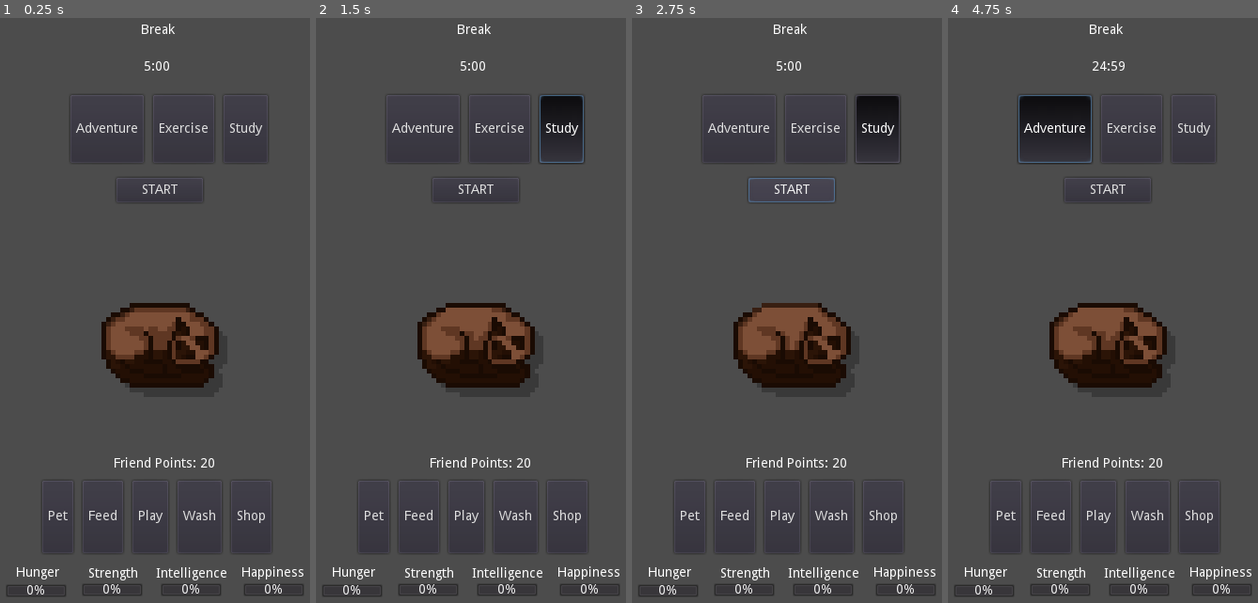
Above: before the commit, frames 1-4 (left to right).
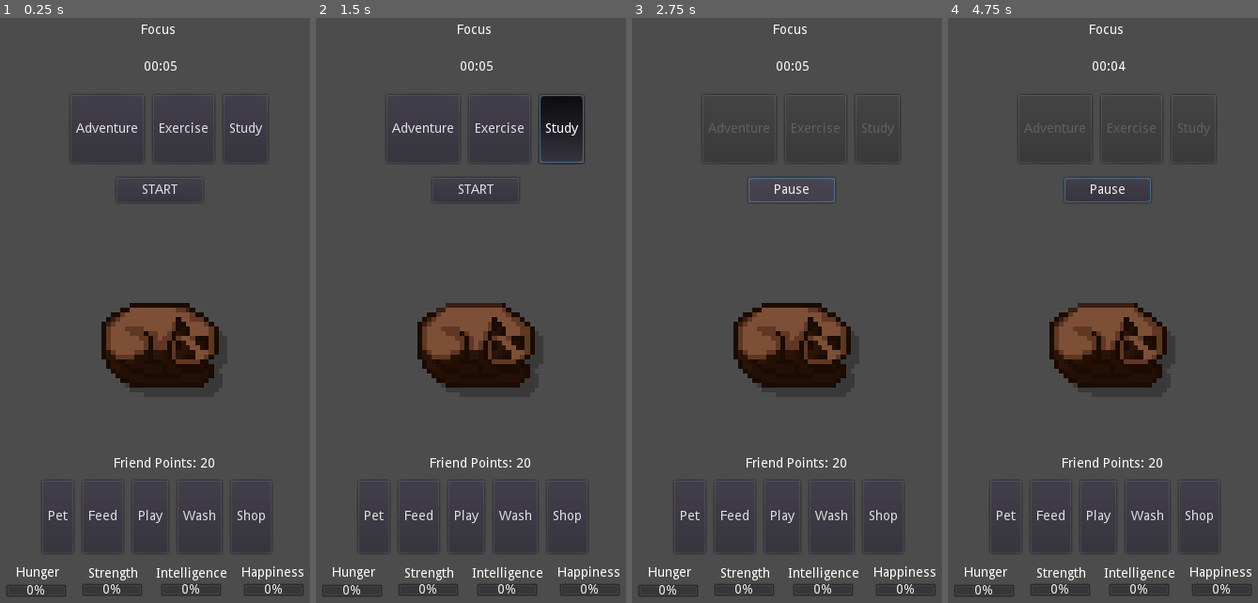
Above: after the commit, the same moments.

Repository: Sleeping-Robot-Games/Pomogotchi
Game: Godot game, scene res://scenes/Main.tscn
The game is run twice, just before and just after one commit, with the same random seed, the same clock (stepped at 60 frames per second) and the same inputs.
Inputs (mouse positions are in pixels of both pictures, inside the frame that each line leads up to):
- Up to frame 1 (0.25 s): no input
- Up to frame 2 (1.5 s): click "Exercise" at 0.5 s; click "Study" at 1.25 s
- Up to frame 3 (2.75 s): click "START" at 2 s
- Up to frame 4 (4.75 s): click "START" (after the commit: "Pause") at 2.75 s; click "START" (after the commit: "Resume") at 3.5 s; click (1056, 129) at 4.25 s, where only the run before the commit has a clickable "Adventure"

The runs differ from the first frame. In frame 1, 0.4% of the frame differs, in the area x 38-68%, y 0-56%; in frame 2, 0.5%; in frame 3, 1.8%; in frame 4, 2.7%, in the area x 22-85%, y 0-57%.

Commit message:
Timer prototype working

Diff:
--- a/project.godot
+++ b/project.godot
@@ -13,6 +13,11 @@
 config/name="Pomogotchi"
 run/main_scene="res://scenes/Main.tscn"
 config/icon="res://icon.png"
+
+[autoload]
+
+c="*res://scripts/constants.gd"
+g="*res://scripts/global.gd"
 
 [display]
 
--- a/scenes/Main.tscn
+++ b/scenes/Main.tscn
@@ -43,6 +43,7 @@
 position = Vector2( 179, 367 )
 scale = Vector2( 5, 5 )
 frames = SubResource( 1 )
+frame = 3
 speed_scale = 0.5
 playing = true
 
@@ -58,7 +59,9 @@
 margin_left = 7.0
 margin_right = 85.0
 margin_bottom = 72.0
+focus_mode = 0
 toggle_mode = true
+enabled_focus_mode = 0
 group = ExtResource( 5 )
 text = "Adventure"
 
--- a/scripts/Main.gd
+++ b/scripts/Main.gd
@@ -1,36 +1,67 @@
 extends Node2D
 
-var timer_mode = 'focus'
+var timer_mode = c.FOCUS
 var focus_theme_mode = ''
-var timer_seconds = 1500
+var timer_seconds =  c.STANDARD_FOCUS_SECONDS
 
 export(ButtonGroup) var focus_theme_group
 
 func _ready():
+	$Mode.text = timer_mode
+	update_display_time()
 	for button in focus_theme_group.get_buttons():
 		button.connect("pressed", self, "_on_FocusTheme_pressed")
 
 
-# Called every frame. 'delta' is the elapsed time since the previous frame.
-#func _process(delta):
-#	pass
-
 func update_display_time():
-	var minutes = (int(timer_seconds) / 60) % 60 # Using modulo returns the number of mins
+	var minutes = (int(timer_seconds) / 60) % 60
 	var seconds = (int(timer_seconds)) % 60
-	$Time.text = "{min}:{sec}".format({"min": minutes, "sec": seconds})
+	$Time.text = "%02d:%02d" % [minutes, seconds]
 
 
 func _on_FocusTheme_pressed():
-	focus_theme_mode = focus_theme_group.get_pressed_button().name
-
+	if timer_mode == c.BREAK or $Timer.is_stopped():
+		focus_theme_mode = focus_theme_group.get_pressed_button().name
 
 
 func _on_Start_button_up():
-	if focus_theme_mode:
-		$Timer.start()
+		if $Timer.is_stopped():
+			if focus_theme_mode:
+				# Start the timer if a focus theme is selected and update start button text
+				$Timer.start()
+				$Start.text = 'Pause'
+				# Disable the focus theme buttons while the timer runs
+				for button in focus_theme_group.get_buttons():
+						button.disabled = true
+		else:
+			$Timer.paused = !$Timer.paused
+			if $Timer.paused:
+				$Start.text = 'Resume'
+			else:
+				$Start.text = 'Pause'
 
 
 func _on_Timer_timeout():
 	timer_seconds -= 1
+	if timer_seconds == 0:
+		# Stop the timer when it gets to zero
+		$Timer.stop()
+		# Flip from Focus to Break or Vis Versa
+		timer_seconds = c.STANDARD_BREAK_SECONDS if timer_mode == c.FOCUS else c.STANDARD_FOCUS_SECONDS
+		timer_mode = c.BREAK if timer_mode == c.FOCUS else c.FOCUS
+		# Update the start button and mode text
+		$Start.text = 'Start'
+		$Mode.text = timer_mode
+		# Start the timer again automatically if just turned to break
+		if timer_mode == c.BREAK:
+			$Timer.start()
+			$Start.text = "Pause"
+			# Untoggle the focus theme button so a new one can be chosen
+			if focus_theme_group.get_pressed_button():
+				focus_theme_group.get_pressed_button().pressed = false
+			# Enable the focus theme buttons
+			for button in focus_theme_group.get_buttons():
+					button.disabled = false
+			focus_theme_mode = ""
+
 	update_display_time()
--- /dev/null
+++ b/scripts/constants.gd
@@ -0,0 +1,8 @@
+extends Node
+
+const FOCUS = 'Focus'
+const BREAK = 'Break'
+
+const STANDARD_FOCUS_SECONDS = 5 # 1500
+const STANDARD_BREAK_SECONDS = 3 # 300
+const LONG_BREAK_SECONDS = 900
--- /dev/null
+++ b/scripts/global.gd
@@ -0,0 +1,16 @@
+extends Node
+
+
+# Declare member variables here. Examples:
+# var a = 2
+# var b = "text"
+
+
+# Called when the node enters the scene tree for the first time.
+func _ready():
+	pass # Replace with function body.
+
+
+# Called every frame. 'delta' is the elapsed time since the previous frame.
+#func _process(delta):
+#	pass
